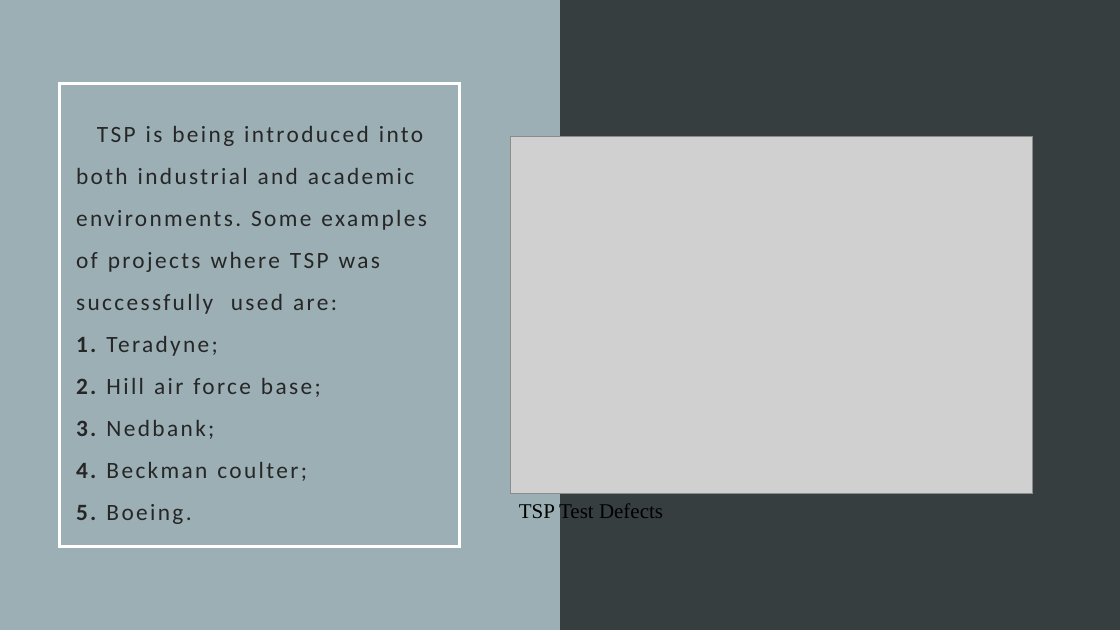
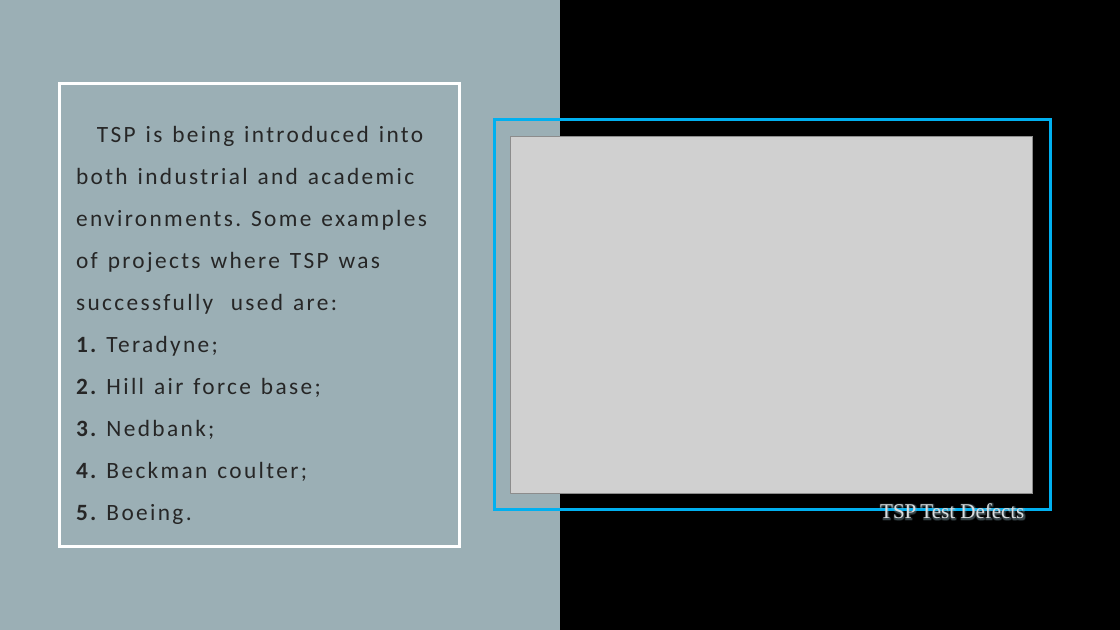
Before and after one commit to eduardamsc/FEUP-ESOF, a slide deck: slide 8 of Slide deck.pptx. Drawn at 1120x630 pixels with LibreOffice and Linux fonts; fonts in the diff are those of the drawing; grey boxes stand for pictures. Boxes give left, top, right and bottom in pixels: in the first picture for what was removed or moved away, otherwise in the second. Text is boxed around its words. In the diff, an @@ line names an element or a change of style, - is before the commit and + after.

```diff
--- a/Slide deck.pptx
+++ b/Slide deck.pptx
@@ background #383E40 to #000000 @@
@@ rectangle added at (495, 119, 1051, 510), outline #00B0F0 2.5 pt @@
@@ text "TSP Test Defects" at (880, 502, 1024, 523): text colour #000000 to #D9DDDF; alignment left to right @@
```
Also in this commit, not shown: 8 other slides changed, 1 other file.
